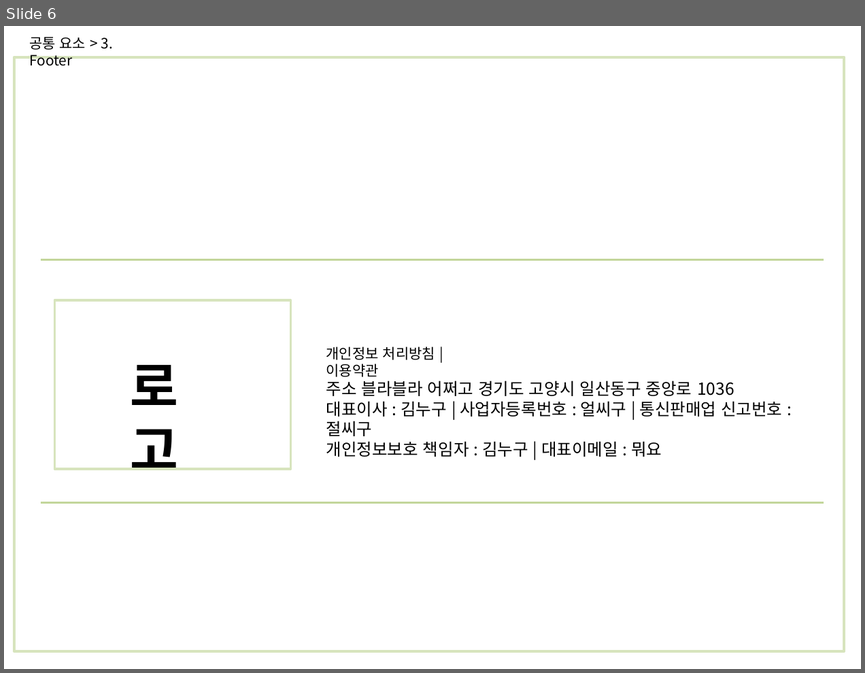
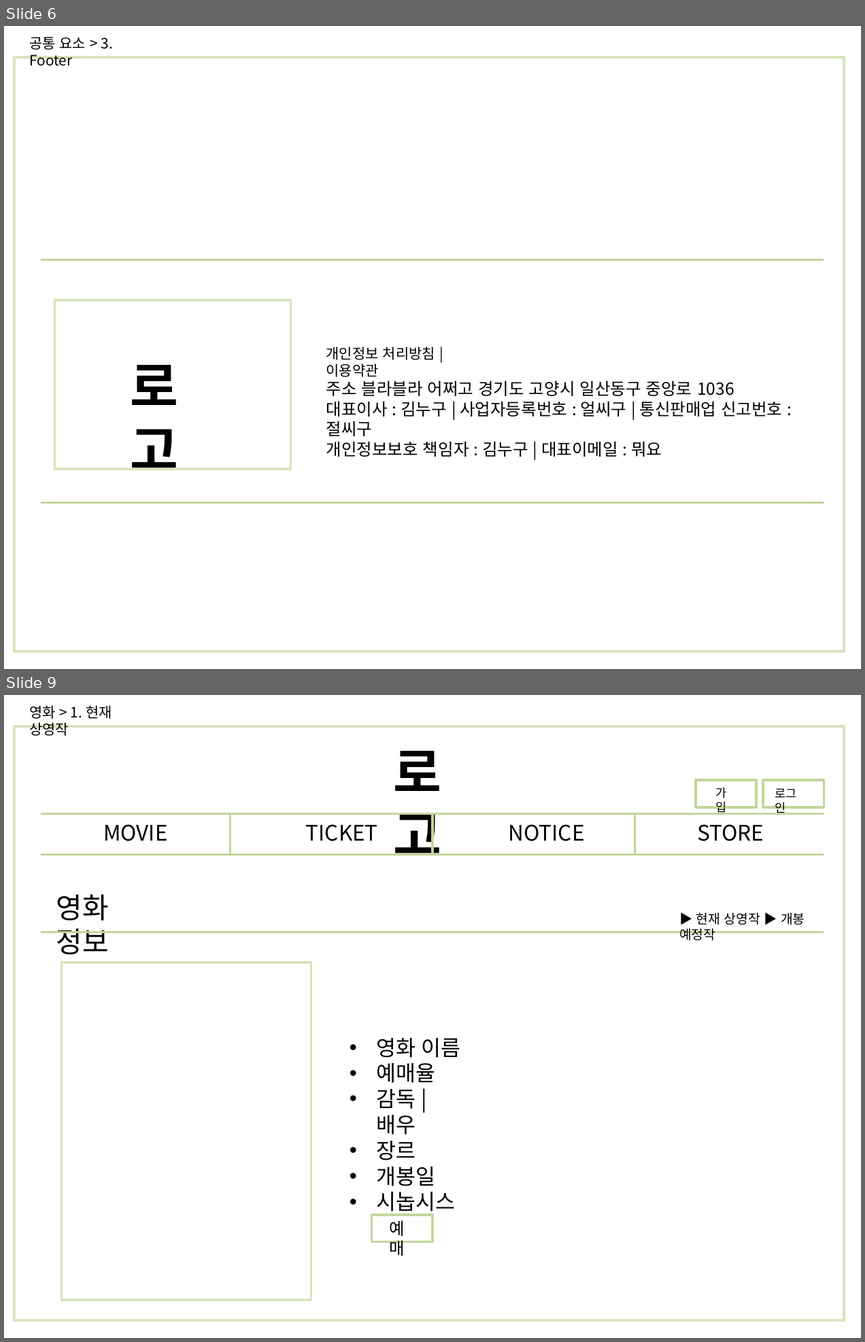
Before and after one commit to mingu-seo/java1, a slide deck: plan/영화-사용자.pptx. Shown one above the other, each under a label of ours: slide 6 before the commit, slides 6 and 9 after it; the slides between them are not shown. The pictures are 865x673 and 865x1342 pixels, drawn with LibreOffice and Linux fonts; fonts in the diff are those of the drawing. Boxes give left, top, right and bottom in pixels: in the first picture for what was removed or moved away, otherwise in the second. Text is boxed around its words. In the diff, an @@ line names an element or a change of style, - is before the commit and + after.

Commit message:
Add files via upload
영화 등록/수정 관리자 스토리보드

```diff
--- a/plan/영화-사용자.pptx
+++ b/plan/영화-사용자.pptx
@@ slide 9 added at <box>4,695,861,1338</box>, background #FFFFFF @@
@@ text added at <box>29,705,112,736</box>, 12 pt, text #000000 @@
+영화 > 1. 현재 상영작
@@ rectangle added at <box>14,726,844,1320</box>, outline #D7E4BD 2 pt @@
@@ text added at <box>394,751,442,855</box>, 44 pt, text #000000, bold @@
+로고
@@ rectangle added at <box>696,780,756,807</box>, outline #C3D69B 2 pt @@
@@ text added at <box>715,787,726,813</box>, 10 pt, text #000000 @@
+가입
@@ rectangle added at <box>763,780,824,807</box>, outline #C3D69B 2 pt @@
@@ text added at <box>775,788,797,815</box>, 10 pt, text #000000 @@
+로그인
@@ line added from (41, 814) to (824, 814), #C3D69B 1.75 pt @@
@@ line added from (230, 814) to (230, 854), #C3D69B 1.75 pt @@
@@ line added from (432, 814) to (432, 854), #C3D69B 1.75 pt @@
@@ line added from (634, 814) to (634, 854), #C3D69B 1.75 pt @@
@@ text added at <box>103,824,167,841</box>, 18 pt, text #000000 @@
+MOVIE
@@ text added at <box>306,824,378,841</box>, 18 pt, text #000000 @@
+TICKET
@@ text added at <box>509,824,585,841</box>, 18 pt, text #000000 @@
+NOTICE
@@ text added at <box>697,824,764,841</box>, 18 pt, text #000000 @@
+STORE
@@ line added from (41, 854) to (824, 854), #C3D69B 1.75 pt @@
@@ text added at <box>56,894,109,955</box>, 24 pt, text #000000 @@
+영화 정보
@@ text added at <box>679,913,804,940</box>, 11 pt, text #000000 @@
+▶ 현재 상영작 ▶ 개봉 예정작
@@ line added from (41, 932) to (824, 932), #C3D69B 1.75 pt @@
@@ rectangle added at <box>61,962,311,1300</box>, outline #D7E4BD 2 pt @@
@@ text added at <box>376,1038,461,1215</box>, 18 pt, text #000000 @@
+• 영화 이름
+• 예매율
+• 감독 | 배우
+• 장르
+• 개봉일
+• 시놉시스
@@ rectangle added at <box>372,1215,432,1241</box>, outline #C3D69B 2 pt @@
@@ text added at <box>390,1220,405,1255</box>, 14 pt, text #000000 @@
+예매
```
Also in this commit, not shown: 10 other slides added, 8 slides removed.
